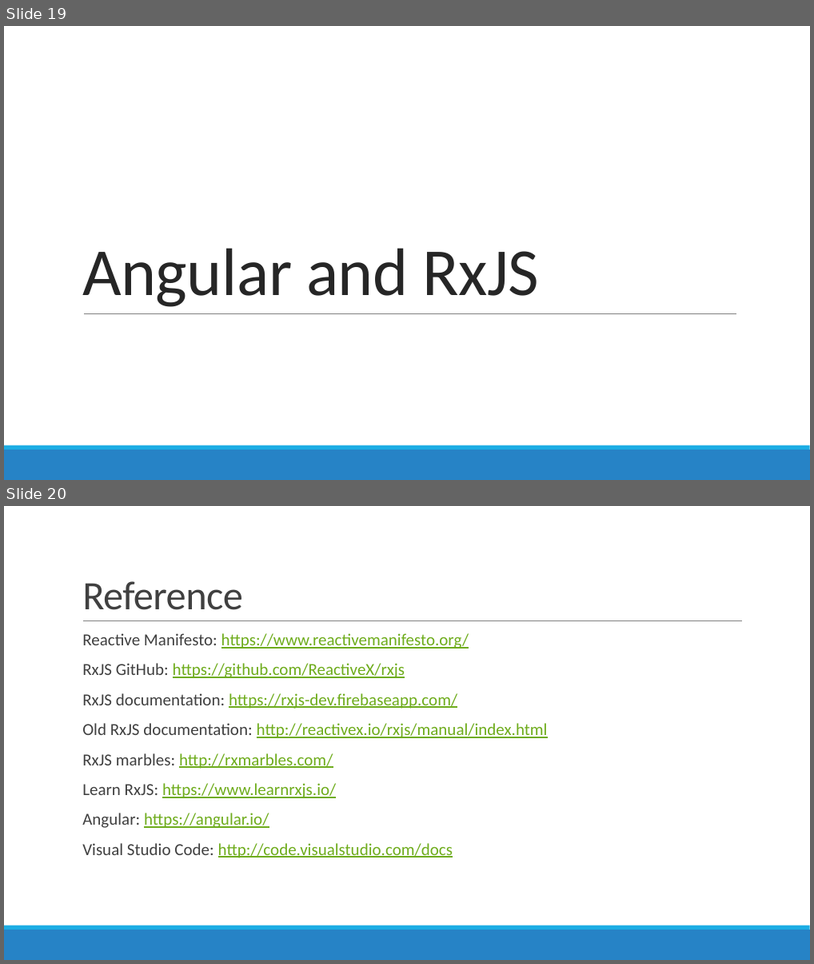
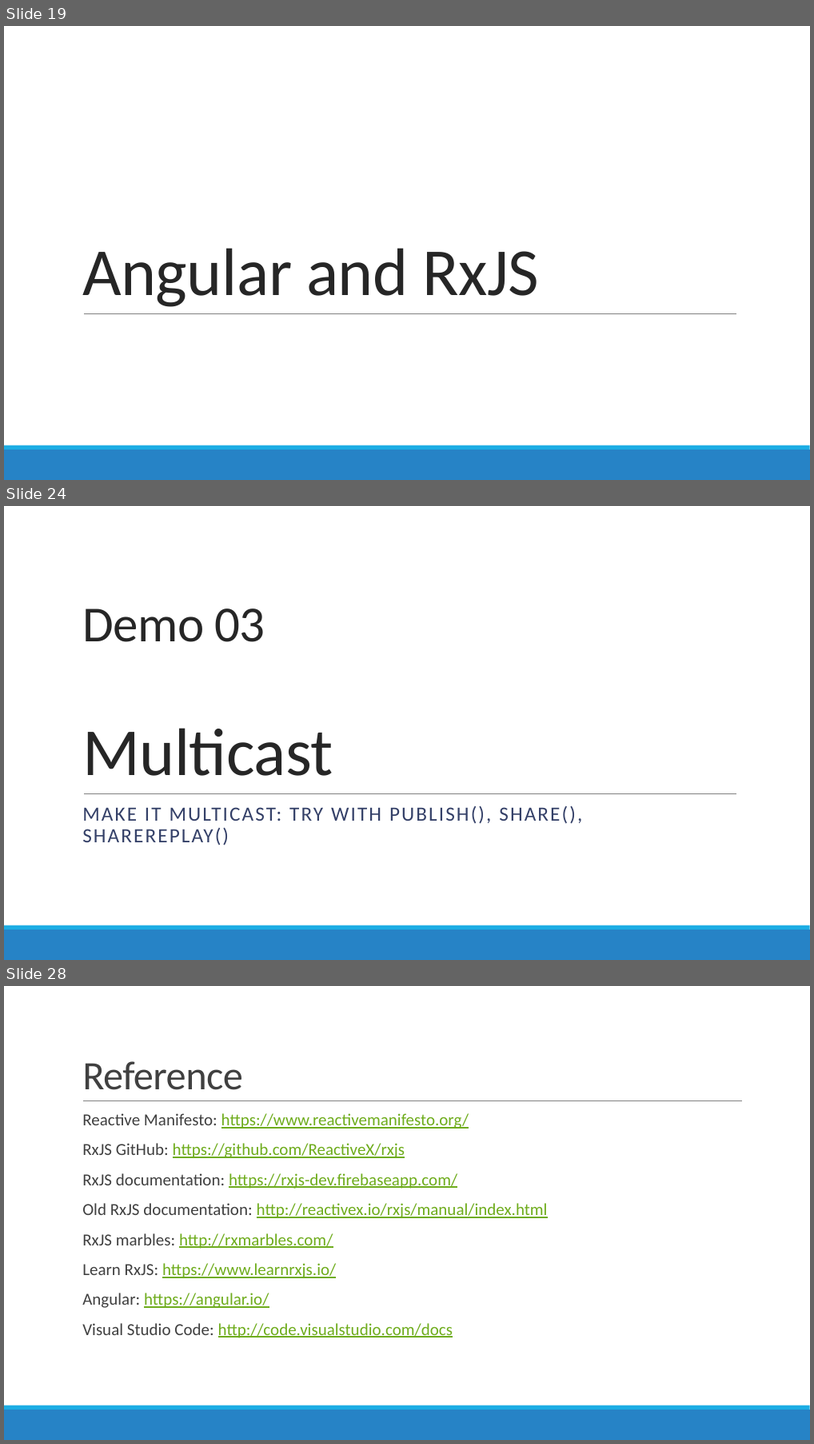
Before and after one commit to AGiorgetti/rxjs101, a slide deck: ReactiveProgramming_RxJS.pptx. Shown one above the other, each under a label of ours: slides 19 and 20 before the commit, slides 19, 24 and 28 after it; the slides between them are not shown. The pictures are 814x964 and 814x1444 pixels, drawn with LibreOffice and Linux fonts; fonts in the diff are those of the drawing. Boxes give left, top, right and bottom in pixels: in the first picture for what was removed or moved away, otherwise in the second. Text is boxed around its words. In the diff, an @@ line names an element or a change of style, - is before the commit and + after.

```diff
--- a/ReactiveProgramming_RxJS.pptx
+++ b/ReactiveProgramming_RxJS.pptx
@@ slide 24 added at bbox=[4, 506, 810, 960], background #FFFFFF; not listed: 3 template elements that a slide beside it also shows @@
@@ title added at bbox=[82, 608, 334, 776], 80 pt, text #262626 @@
+Demo 03
+Multicast
@@ text added at bbox=[82, 805, 582, 845], 24 pt, text #344068 @@
+MAKE IT MULTICAST: TRY WITH PUBLISH(), SHARE(), SHAREREPLAY()
@@ what was slide 20 is now slide 28 @@
```
Also in this commit, not shown: 1 slide changed, 7 other slides added, 7 other files.
